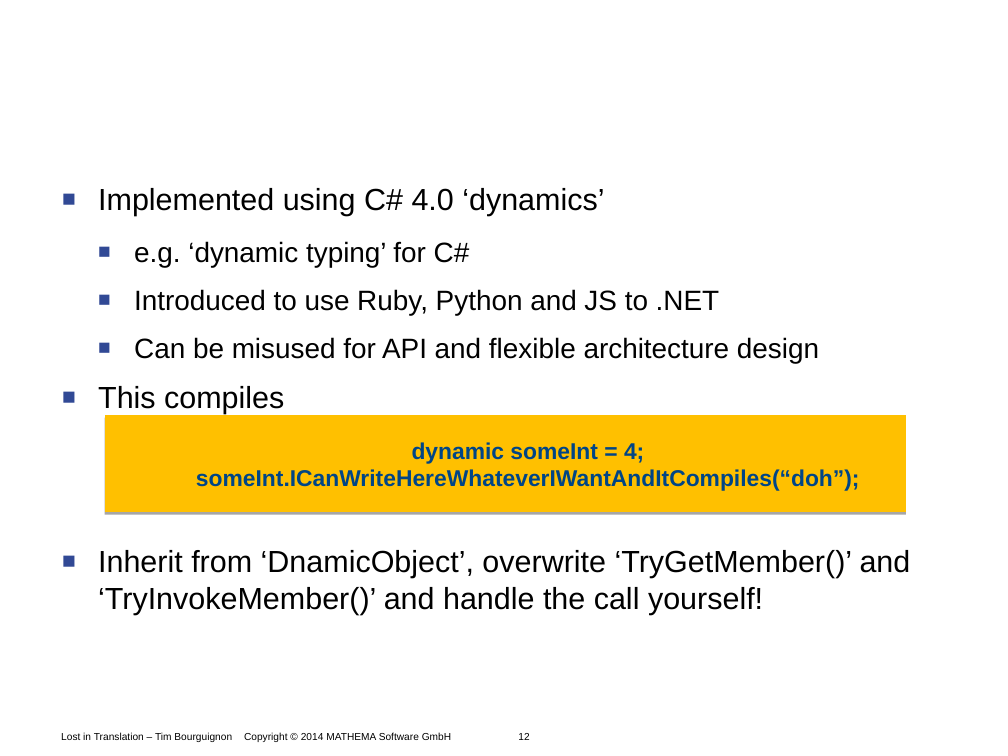
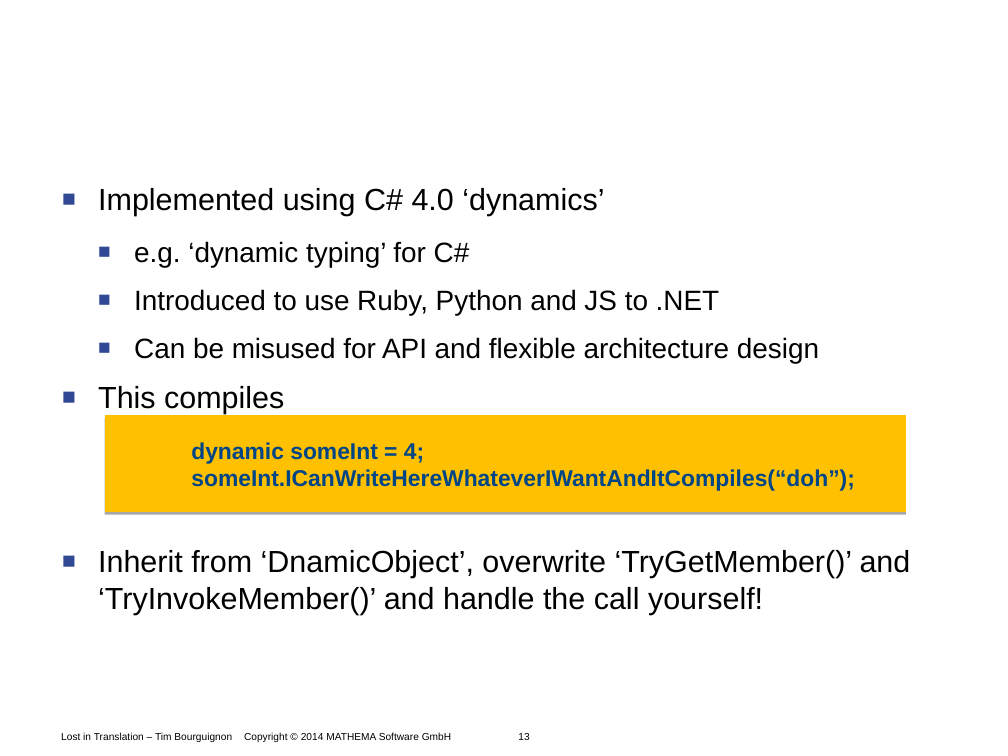
Before and after one commit to Timothep/Talk.LostInTranslation, a slide deck: slide 13 of LostInTranslation.odp (slide 12 before the commit). Drawn at 1008x756 pixels with LibreOffice and Linux fonts; fonts in the diff are those of the drawing; background and template pictures are left out. Boxes give left, top, right and bottom in pixels: in the first picture for what was removed or moved away, otherwise in the second. Text is boxed around its words. In the diff, an @@ line names an element or a change of style, - is before the commit and + after.

```diff
--- a/LostInTranslation.odp
+++ b/LostInTranslation.odp
@@ freeform shape "dynamic someInt = 4;" at bbox=[105, 415, 906, 512]: alignment centre to left @@
@@ text at bbox=[61, 732, 529, 742]: text changed @@
-Lost in Translation – Tim Bourguignon Copyright © 2014 MATHEMA Software GmbH 12
+Lost in Translation – Tim Bourguignon Copyright © 2014 MATHEMA Software GmbH 13
```
Also in this commit, not shown: 6 other slides changed, 2 slides added, 1 slide removed.
